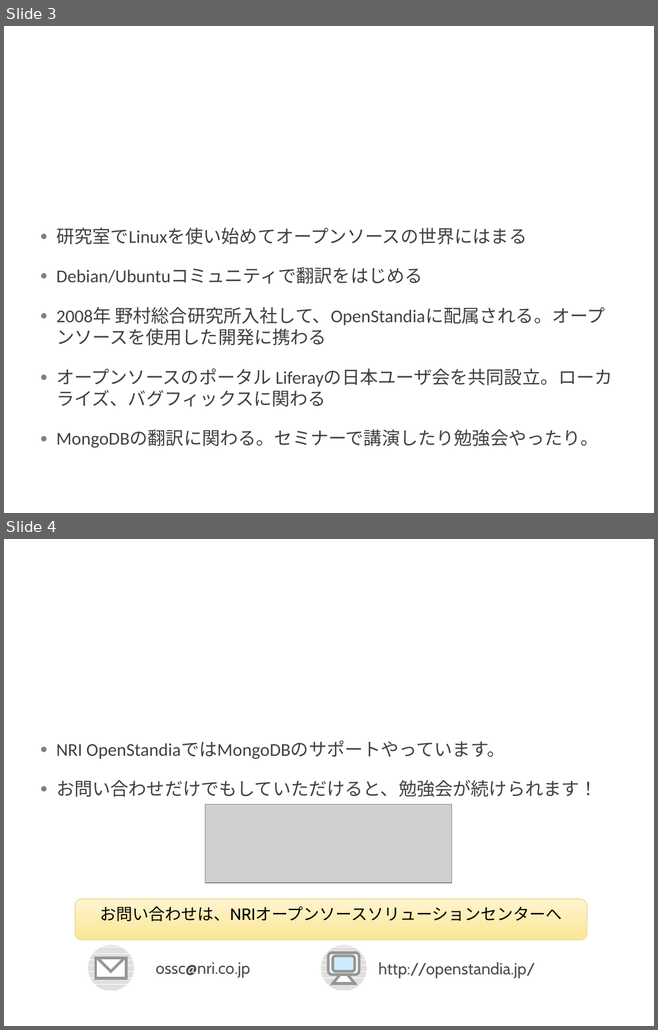
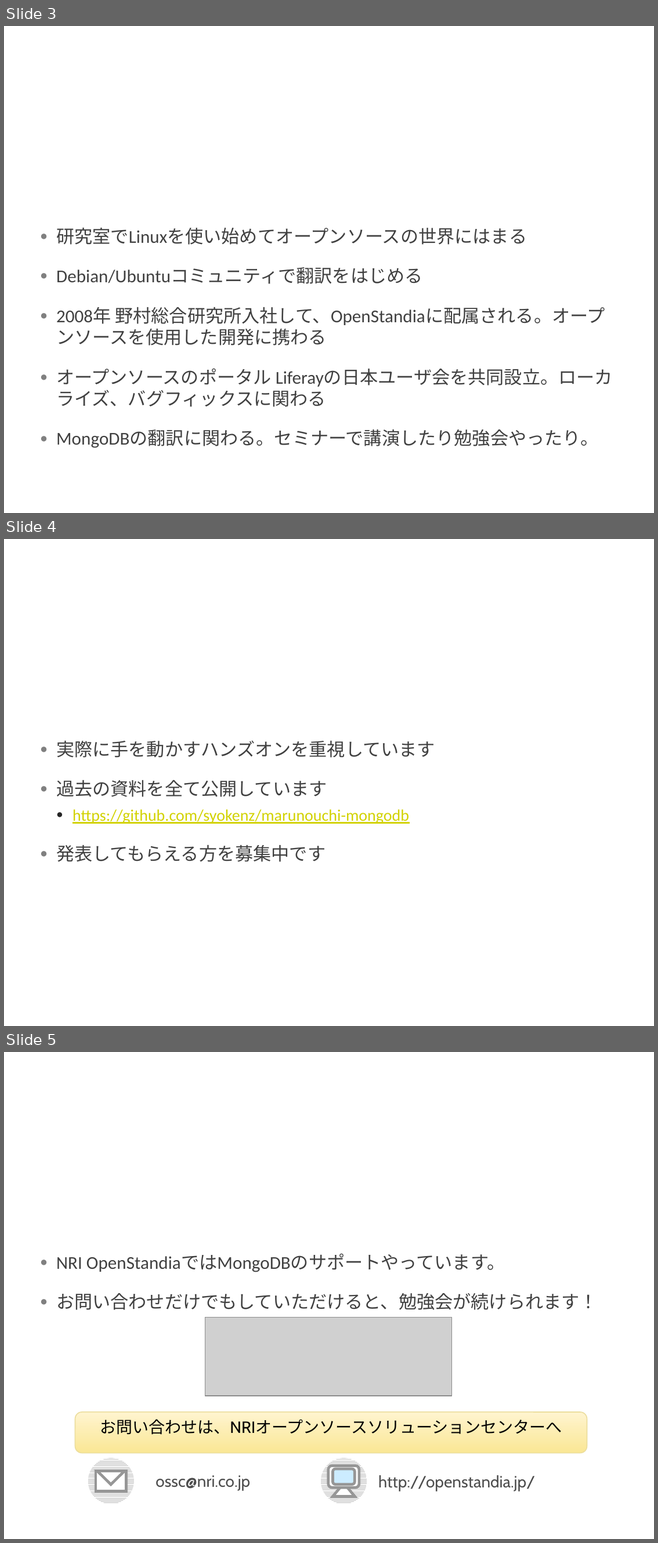
Before and after one commit to shoken0x/marunouchi-mongodb, a slide deck: 20120926/fujisaki_20120926.pptx. Shown one above the other, each under a label of ours: slides 3 and 4 before the commit, slides 3, 4 and 5 after it. The pictures are 658x1030 and 658x1543 pixels, drawn with LibreOffice and Linux fonts; fonts in the diff are those of the drawing; grey boxes stand for pictures; background and template pictures are left out. Boxes give left, top, right and bottom in pixels: in the first picture for what was removed or moved away, otherwise in the second. Text is boxed around its words. In the diff, an @@ line names an element or a change of style, - is before the commit and + after.

Commit message:
update

```diff
--- a/20120926/fujisaki_20120926.pptx
+++ b/20120926/fujisaki_20120926.pptx
@@ slide 4 added at bbox=[4, 539, 654, 1026], background picture (left out) @@
@@ text added at bbox=[56, 741, 435, 862], 20 pt, text #404040 @@
+● 実際に手を動かすハンズオンを重視しています
+● 過去の資料を全て公開しています
+  ● https://github.com/syokenz/marunouchi-mongodb
+● 発表してもらえる方を募集中です
@@ title added at bbox=[56, 780, 326, 797], 36 pt, text #FFFFFF @@
+丸の内MongoDB勉強会
@@ what was slide 4 is now slide 5 @@
```
